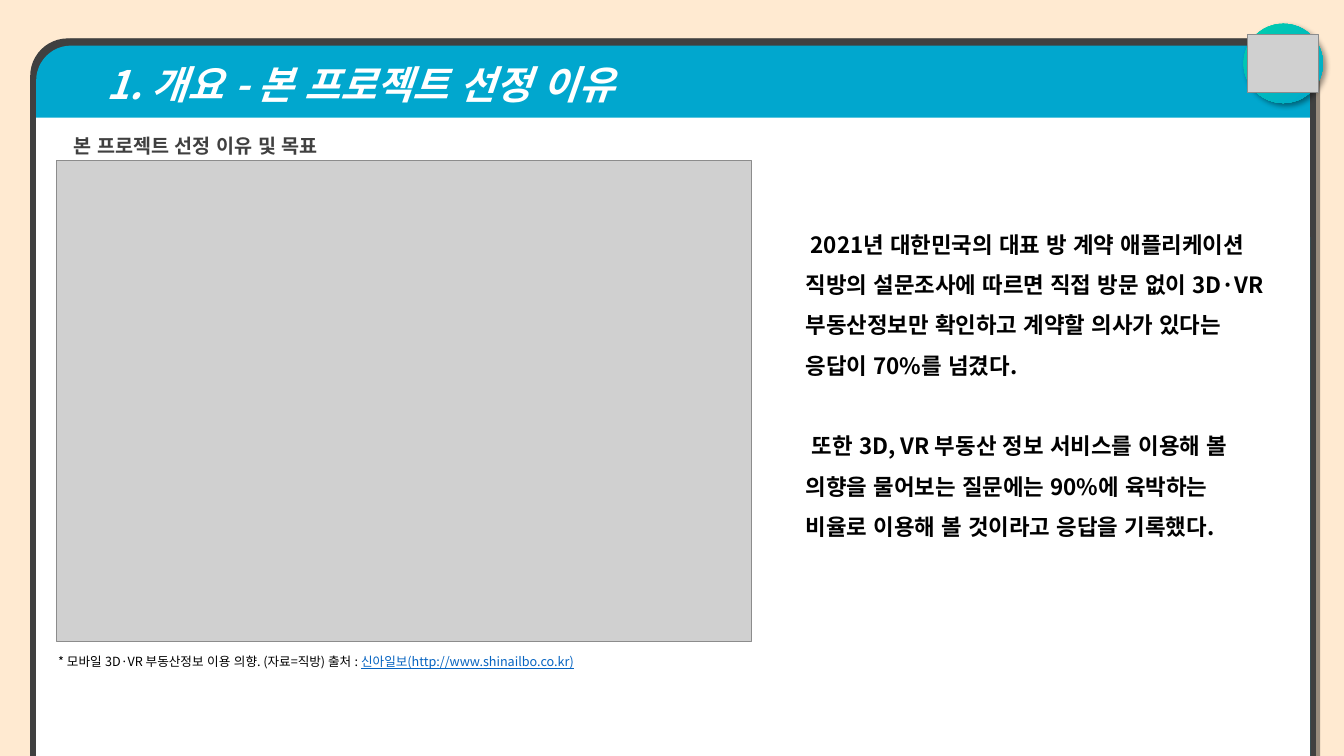
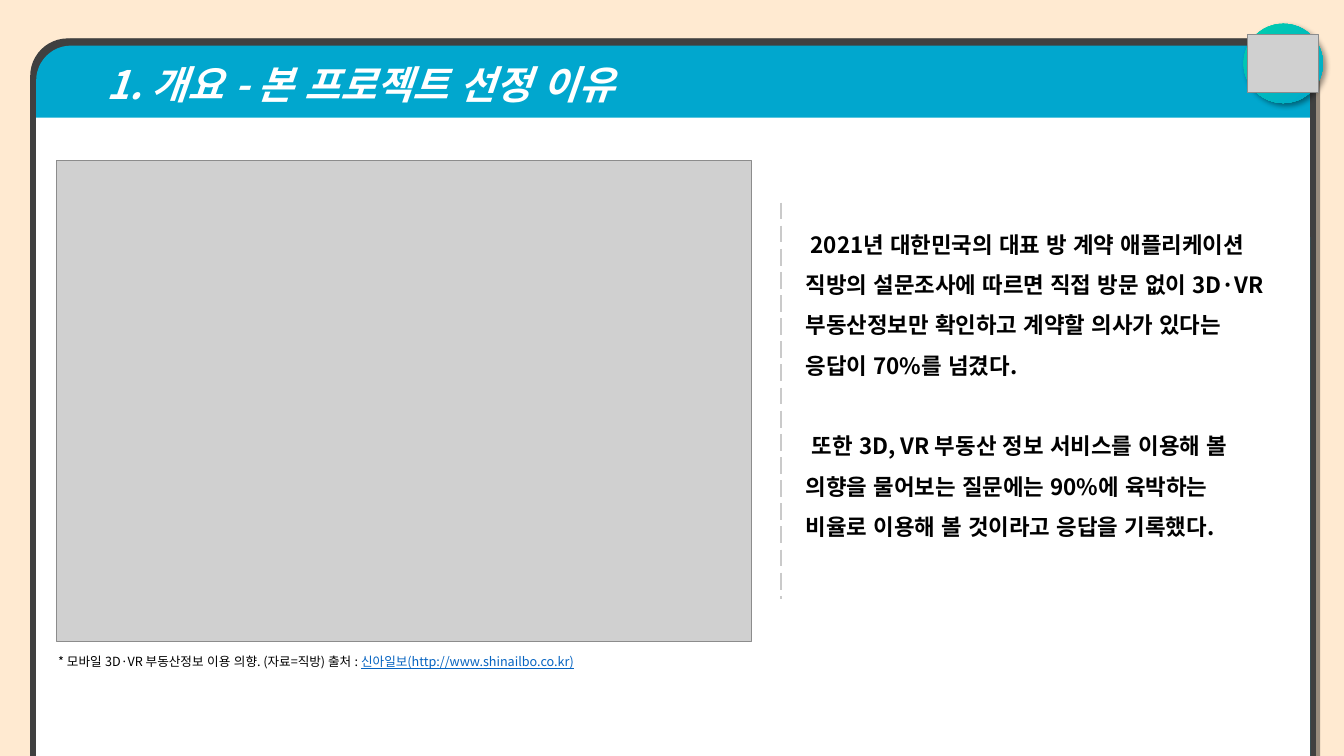
Before and after one commit to jangho1016/2022_1_CapstoneDesign, a slide deck: slide 3 of Final Assignments/파라노이드 팀 발표용 PPT.pptx. Drawn at 1344x756 pixels with LibreOffice and Linux fonts; fonts in the diff are those of the drawing; grey boxes stand for pictures. Boxes give left, top, right and bottom in pixels: in the first picture for what was removed or moved away, otherwise in the second. Text is boxed around its words. In the diff, an @@ line names an element or a change of style, - is before the commit and + after.

```diff
--- a/Final Assignments/파라노이드 팀 발표용 PPT.pptx
+++ b/Final Assignments/파라노이드 팀 발표용 PPT.pptx
@@ text removed at (74,136,318,155) @@
-본 프로젝트 선정 이유 및 목표
@@ line added from (781, 203) to (781, 600), #CACACA 1.5 pt dashed @@
```
Also in this commit, not shown: 7 other slides changed, 1 slide added, 2 slides removed, 1 other file.
